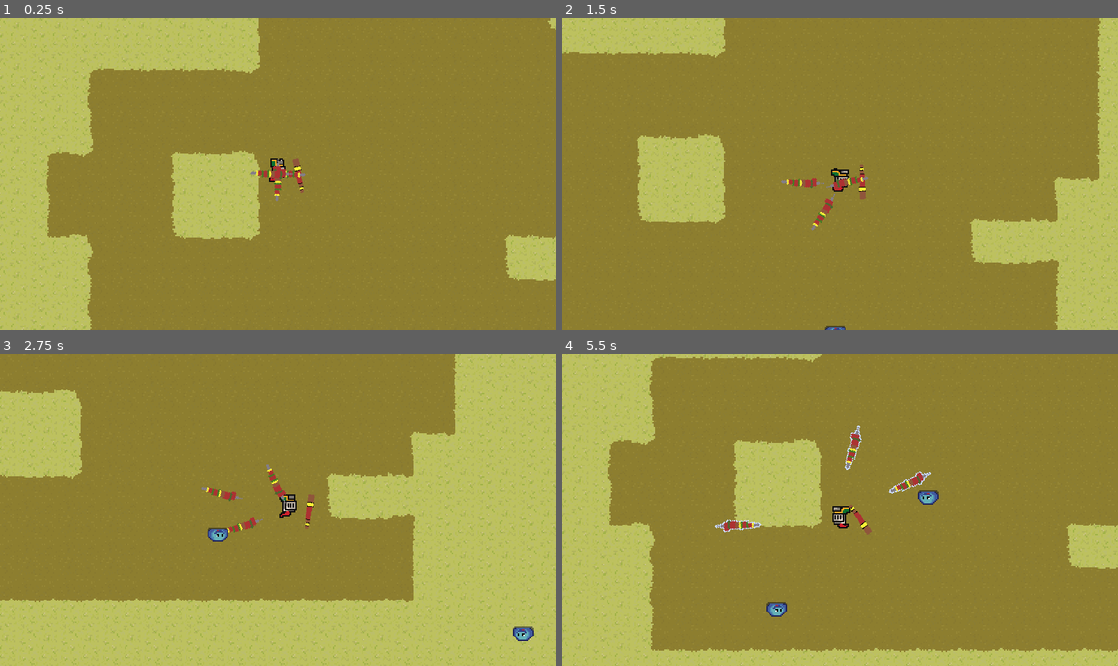
Above: before the commit, frames 1-4 (two rows, left to right).
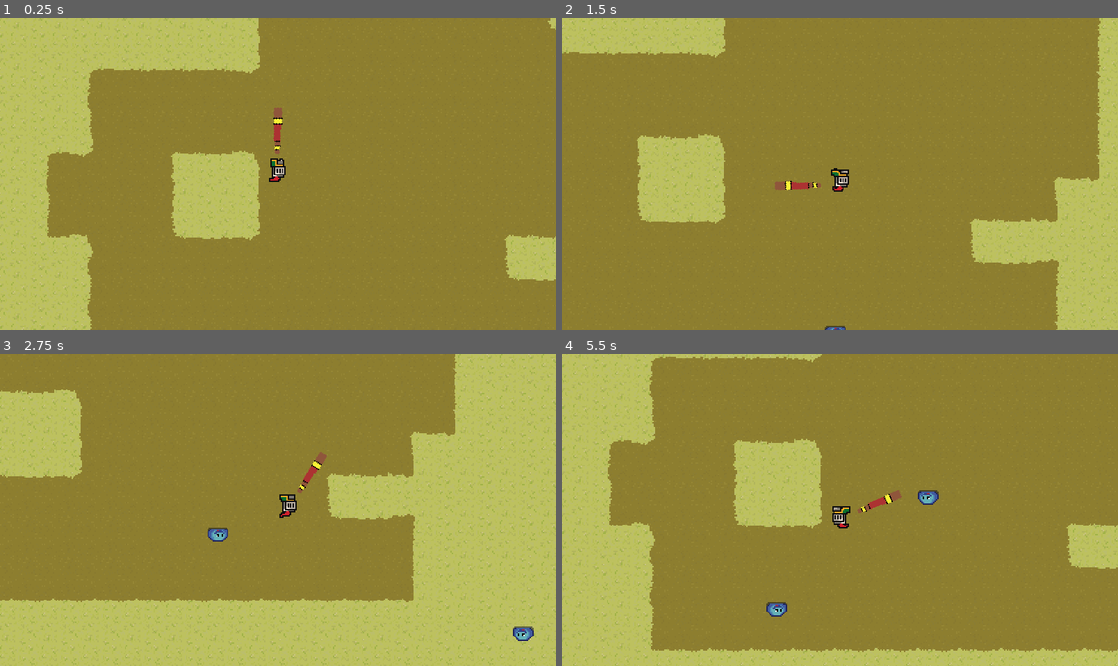
Above: after the commit, the same moments.

Repository: VriskaSekret/LandDownUnder
Game: Godot game, scene res://Scenes/prototype_scene.tscn
Same seed, same stepped clock (60 frames per second), same inputs: the game is played once before the commit and once after it.
Inputs (mouse positions are in pixels of both pictures, inside the frame that each line leads up to):
- Up to frame 1 (0.25 s): no input
- Up to frame 2 (1.5 s): move the mouse to (962, 158) at 0.52 s; press the mouse at (962, 158) at 0.53 s; hold D (p1right) 0.53-1.28 s; move the mouse to (728, 189) at 1.27 s; release the mouse at (728, 189) at 1.28 s; hold S (p1down) from 1.28 s (still down); click (728, 189) at 1.35 s
- Up to frame 3 (2.75 s): move the mouse to (333, 441) at 2.02 s; release S (p1down) at 2.03 s; press the mouse at (333, 441) at 2.03 s; hold D (p1right) from 2.03 s (still down)
- Up to frame 4 (5.5 s): move the mouse to (812, 572) at 2.77 s; release D (p1right) at 2.78 s; release the mouse at (812, 572) at 2.78 s; hold W (p1up) 2.78-3.53 s; click (812, 572) at 2.85 s; move the mouse to (1006, 556) at 3.52 s; press the mouse at (1006, 556) at 3.53 s; hold A (p1left) 3.53-5.03 s; move the mouse to (673, 463) at 4.27 s; release the mouse at (673, 463) at 4.28 s; click (673, 463) at 4.35 s; move the mouse to (867, 510) at 5.02 s; press the mouse at (867, 510) at 5.03 s; hold S (p1down) from 5.03 s (still down)

The runs differ from the first frame. In frame 1, 0.6% of the frame differs, in the area x 45-55%, y 28-59%; in frame 2, 0.6%; in frame 3, 0.7%; in frame 4, 0.9%, in the area x 27-67%, y 22-58%.

Commit message:
didgeridoo rotation is good, no shooting yet

Diff:
--- /dev/null
+++ b/Scenes/JeremyScenes/Attacks/Didgeridoo/didgeridoo.gd
@@ -0,0 +1,10 @@
+extends Node2D
+
+@onready var player = get_tree().get_first_node_in_group("Player")
+
+
+func _physics_process(delta: float) -> void:
+	look_at(get_global_mouse_position())
+
+	if Input.is_action_pressed("left_click"):
+		print("shoot")
--- /dev/null
+++ b/Scenes/JeremyScenes/Attacks/Didgeridoo/didgeridoo.tscn
@@ -0,0 +1,17 @@
+[gd_scene load_steps=3 format=3 uid="uid://bqtvxpjx8p4vn"]
+
+[ext_resource type="Texture2D" uid="uid://cap7s12v6eiea" path="res://Assets/JeremyAssets/didgeridoo2.png" id="1_1p68b"]
+[ext_resource type="Script" path="res://Scenes/JeremyScenes/Attacks/Didgeridoo/didgeridoo.gd" id="1_g7rgj"]
+
+[node name="Didgeridoo" type="Node2D"]
+script = ExtResource("1_g7rgj")
+
+[node name="PivotPoint" type="Marker2D" parent="."]
+
+[node name="Sprite2D" type="Sprite2D" parent="PivotPoint"]
+position = Vector2(35, 0)
+rotation = -0.785398
+texture = ExtResource("1_1p68b")
+
+[node name="ShootingPoint" type="Marker2D" parent="PivotPoint/Sprite2D"]
+position = Vector2(9.8995, 9.8995)
--- a/Scenes/JeremyScenes/Attacks/Skewer/skewer.gd
+++ b/Scenes/JeremyScenes/Attacks/Skewer/skewer.gd
@@ -1,6 +1,6 @@
 extends Area2D
 
-var level = 1
+var level = 0
 var hp = 99999
 var speed = 200.0
 var damage = 10
--- a/Scenes/JeremyScenes/Attacks/Skewer/skewer.tscn
+++ b/Scenes/JeremyScenes/Attacks/Skewer/skewer.tscn
@@ -17,7 +17,6 @@
 [node name="CollisionShape2D" type="CollisionShape2D" parent="."]
 position = Vector2(-1.49012e-08, -1.49012e-08)
 rotation = 0.785398
-scale = Vector2(1, 1)
 shape = SubResource("RectangleShape2D_ryh2v")
 disabled = true
 
--- a/Scripts/GeoffScripts/TempCharacterMovement.gd
+++ b/Scripts/GeoffScripts/TempCharacterMovement.gd
@@ -7,16 +7,11 @@
 var dir
 var movement_speed := 100.0
 
-
-# attacking shit
-var fire_direction := 0.0
-@onready var didgeridoo: Node2D = $Didgeridoo
-
 # skewer
 var skewer = preload("res://Scenes/JeremyScenes/Attacks/Skewer/skewer.tscn")
 @onready var skewer_base: Node2D = %SkewerBase
 var skewer_ammo := 3
-var skewer_level := 1
+var skewer_level := 0
 
 # Enemy Related (temporary)
 var enemy_close = []
@@ -47,9 +42,6 @@
 		anim_spr.play("idle")
 
 
-	# Attack shit FIX THIS
-	fire_direction = (get_angle_to(get_global_mouse_position())/3.15) * 180
-	didgeridoo.rotation = fire_direction
 
 func _on_hurtbox_hurt(damage, _angle, _knockback) -> void:
 	hp -= damage
--- a/Scripts/GeoffScripts/TemporaryPlayer.tscn
+++ b/Scripts/GeoffScripts/TemporaryPlayer.tscn
@@ -3,7 +3,7 @@
 [ext_resource type="Texture2D" uid="uid://dr3elfwjv40q" path="res://Assets/JeremyAssets/StolenAssets/knight.png" id="2_pvbi5"]
 [ext_resource type="Script" path="res://Scripts/GeoffScripts/TempCharacterMovement.gd" id="2_y3ftq"]
 [ext_resource type="PackedScene" uid="uid://6lqc7rn8nprc" path="res://Scenes/JeremyScenes/Hurtbox/hurtbox.tscn" id="3_5xlg4"]
-[ext_resource type="Texture2D" uid="uid://cap7s12v6eiea" path="res://Assets/JeremyAssets/didgeridoo2.png" id="4_hwis5"]
+[ext_resource type="PackedScene" uid="uid://bqtvxpjx8p4vn" path="res://Scenes/JeremyScenes/Attacks/Didgeridoo/didgeridoo.tscn" id="4_w20g5"]
 
 [sub_resource type="CapsuleShape2D" id="CapsuleShape2D_7ymxa"]
 radius = 5.0
@@ -167,7 +167,7 @@
 height = 14.0
 
 [sub_resource type="CircleShape2D" id="CircleShape2D_0bspj"]
-radius = 250.0
+radius = 125.0
 
 [node name="Player1" type="CharacterBody2D" groups=["Player"]]
 motion_mode = 1
@@ -195,14 +195,6 @@
 position = Vector2(0, -3)
 shape = SubResource("CapsuleShape2D_srnsr")
 
-[node name="Didgeridoo" type="Node2D" parent="."]
-position = Vector2(16, 0)
-
-[node name="Sprite2D" type="Sprite2D" parent="Didgeridoo"]
-rotation = -0.785398
-scale = Vector2(0.75, 0.75)
-texture = ExtResource("4_hwis5")
-
 [node name="Attack" type="Node2D" parent="."]
 
 [node name="SkewerBase" type="Node2D" parent="Attack"]
@@ -216,6 +208,10 @@
 [node name="CollisionShape2D" type="CollisionShape2D" parent="EnemyDetectionArea"]
 shape = SubResource("CircleShape2D_0bspj")
 
+[node name="SkewerBase" type="Node2D" parent="."]
+
+[node name="Didgeridoo" parent="." instance=ExtResource("4_w20g5")]
+
 [connection signal="hurt" from="Hurtbox" to="." method="_on_hurtbox_hurt"]
 [connection signal="body_entered" from="EnemyDetectionArea" to="." method="_on_enemy_detection_area_body_entered"]
 [connection signal="body_exited" from="EnemyDetectionArea" to="." method="_on_enemy_detection_area_body_exited"]
